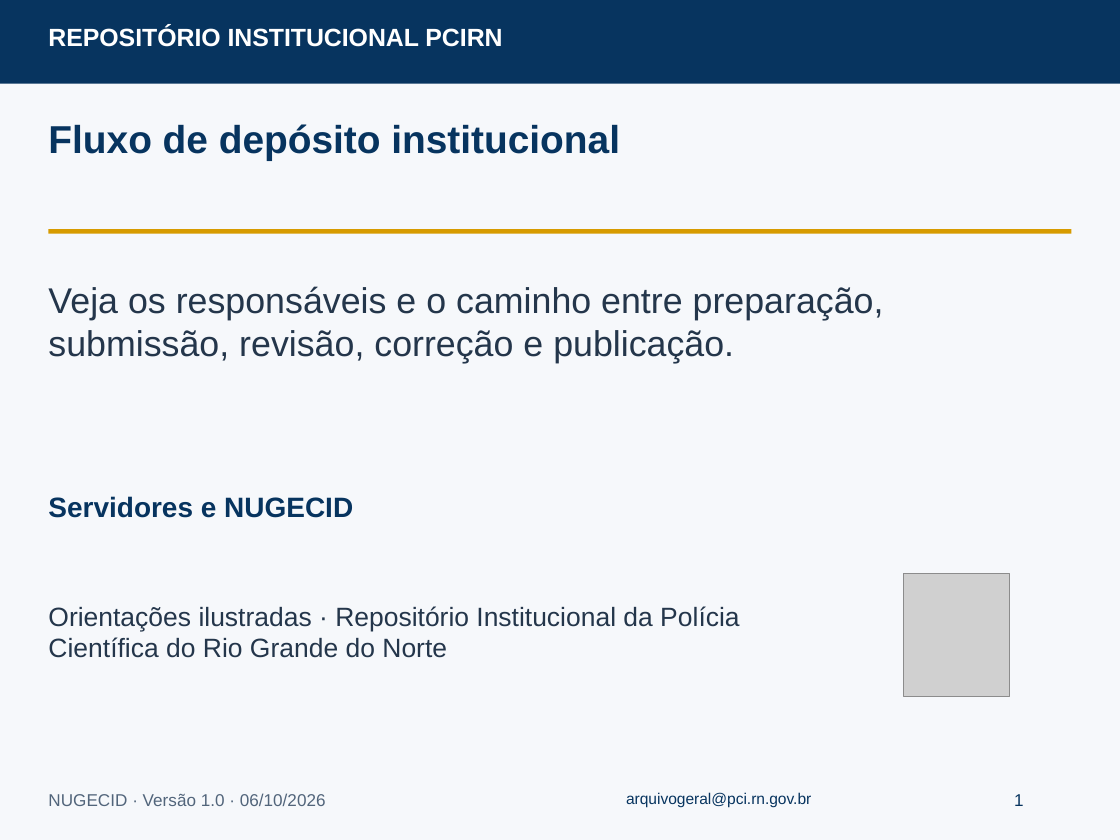
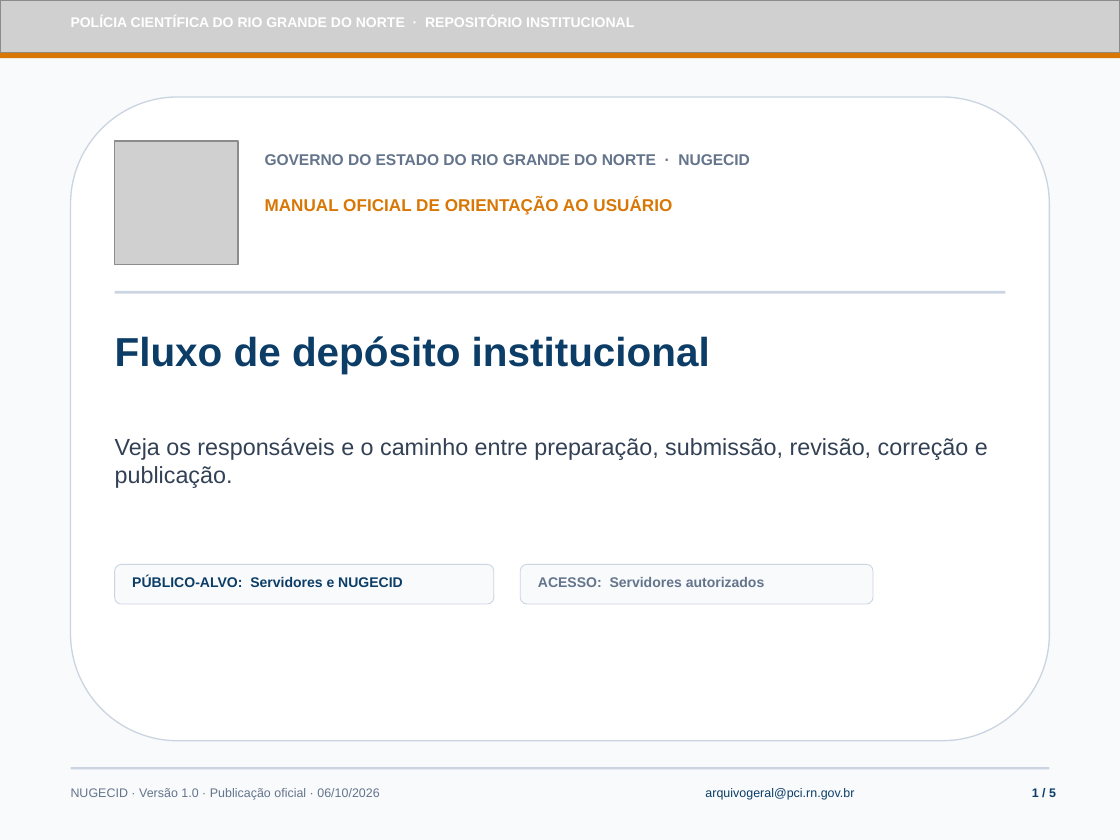
Before and after one commit to kevintestegit/dspace-pcirn, a slide deck: slide 1 of docs/tutoriais/fluxo-deposito.odp. Drawn at 1120x840 pixels with LibreOffice and Linux fonts; fonts in the diff are those of the drawing; grey boxes stand for pictures. Boxes give left, top, right and bottom in pixels: in the first picture for what was removed or moved away, otherwise in the second. Text is boxed around its words. In the diff, an @@ line names an element or a change of style, - is before the commit and + after.

Commit message:
feat(tutoriais): redesign tutorial presentations with official PCIRN visual kit
- Apply official PCIRN visual identity (textured header, coat of arms, gold micro-strip)
- Redesign cover slides, step indicator badges, and 3-stage governance flow
- Replace partial home crop with full homepage capture and search highlight
- Add adaptive viewport framing with operational guidance cards for narrow captures
- Regenerate all 5 tutorial ODP sources and tagged PDF documents
- Bump dspace-angular submodule with updated catalog and exported PDFs

```diff
--- a/docs/tutoriais/fluxo-deposito.odp
+++ b/docs/tutoriais/fluxo-deposito.odp
@@ picture: place and size @@
-picture at (904,573,1009,697)
+picture at (0,0,1120,53)
@@ rectangle at (0,0,1120,840): fill #F6F8FB to #F8FAFC @@
@@ text at (71,18,634,27): text changed; size 16 to 9 pt @@
-REPOSITÓRIO INSTITUCIONAL PCIRN
+POLÍCIA CIENTÍFICA DO RIO GRANDE DO NORTE · REPOSITÓRIO INSTITUCIONAL
@@ rectangle: place and size @@
-rectangle at (0,0,1120,84)
+rectangle at (0,53,1120,58)
@@ rectangle at (0,53,1120,58): fill #07345F to #D97706 @@
@@ rounded rectangle added at (71,97,1049,741), fill #FFFFFF, outline #CBD5E1 0.85 pt @@
@@ picture added at (114,141,237,264) @@
@@ text added at (265,154,750,165), 10 pt, text #64748B, bold @@
+GOVERNO DO ESTADO DO RIO GRANDE DO NORTE · NUGECID
@@ text added at (265,197,672,215), 11 pt, text #D97706, bold @@
+MANUAL OFICIAL DE ORIENTAÇÃO AO USUÁRIO
@@ rectangle: place and size @@
-rectangle at (48,230,1071,234)
+rectangle at (114,291,1005,293)
@@ rectangle at (114,291,1005,293): fill #D79B00 to #CBD5E1 @@
@@ text "Fluxo de depósito institucional": place and size @@
-text "Fluxo de depósito institucional" at (48,124,620,160)
+text "Fluxo de depósito institucional" at (115,336,710,374)
@@ text "Fluxo de depósito institucional" at (115,336,710,374): size 25 to 26 pt, text colour #07345F to #0C3D67 @@
@@ text "Veja os responsáveis e o ...": place and size @@
-text "Veja os responsáveis e o ..." at (48,286,884,363)
+text "Veja os responsáveis e o ..." at (115,438,988,488)
@@ text "Veja os responsáveis e o ..." at (115,438,988,488): size 23 to 15 pt, text colour #24364B to #334155 @@
@@ rounded rectangle added at (114,564,494,604), fill #F8FAFC, outline #CBD5E1 0.57 pt @@
@@ rounded rectangle added at (521,564,874,604), fill #F8FAFC, outline #CBD5E1 0.57 pt @@
@@ text at (132,576,403,587): text changed; size 18 to 9 pt; text colour #07345F to #0C3D67 @@
-Servidores e NUGECID
+PÚBLICO-ALVO: Servidores e NUGECID
@@ text added at (538,577,765,587), 9 pt, text #64748B, bold @@
+ACESSO: Servidores autorizados
@@ text removed at (48,606,739,658) @@
-Orientações ilustradas · Repositório Institucional da Polícia Científica do Rio Grande do Norte
@@ rectangle added at (71,767,1049,769), fill #CBD5E1 @@
@@ text at (71,788,379,800): text changed; size 11 to 8 pt; text colour #52657B to #64748B @@
-NUGECID · Versão 1.0 · 06/10/2026
+NUGECID · Versão 1.0 · Publicação oficial · 06/10/2026
@@ text "arquivogeral@pci.rn.gov.br": place and size @@
-text "arquivogeral@pci.rn.gov.br" at (626,792,811,808)
+text "arquivogeral@pci.rn.gov.br" at (705,788,854,800)
@@ text "arquivogeral@pci.rn.gov.br" at (705,788,854,800): size 10 to 8 pt, text colour #07345F to #0C3D67 @@
@@ text at (1032,788,1056,797): text changed; size 11 to 8 pt; text colour #07345F to #0C3D67; bold on @@
-1
+1 / 5
```
Also in this commit, not shown: 4 other slides changed, 12 other files.
